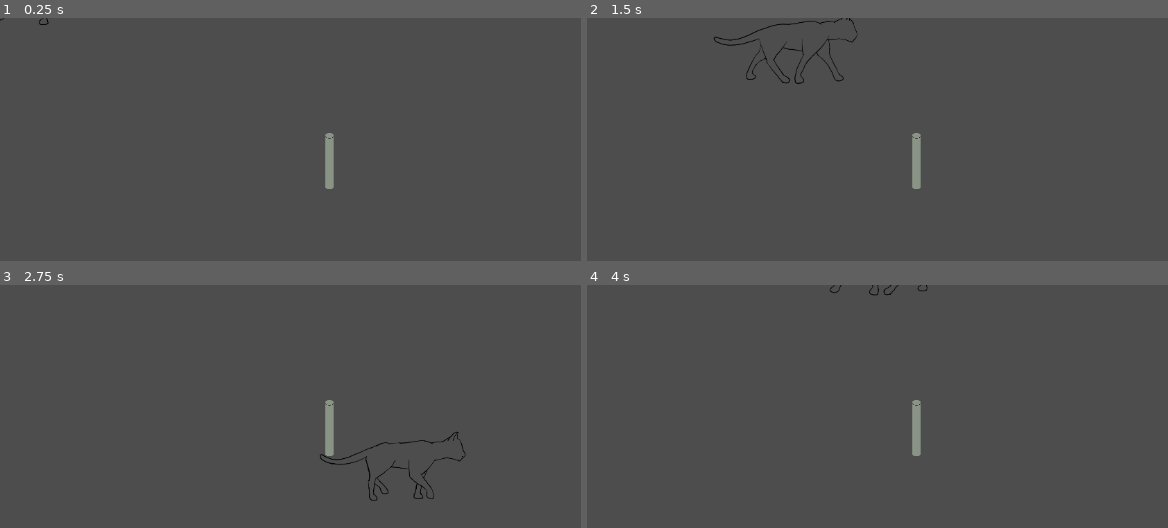
Above: before the commit, frames 1-4 (two rows, left to right).
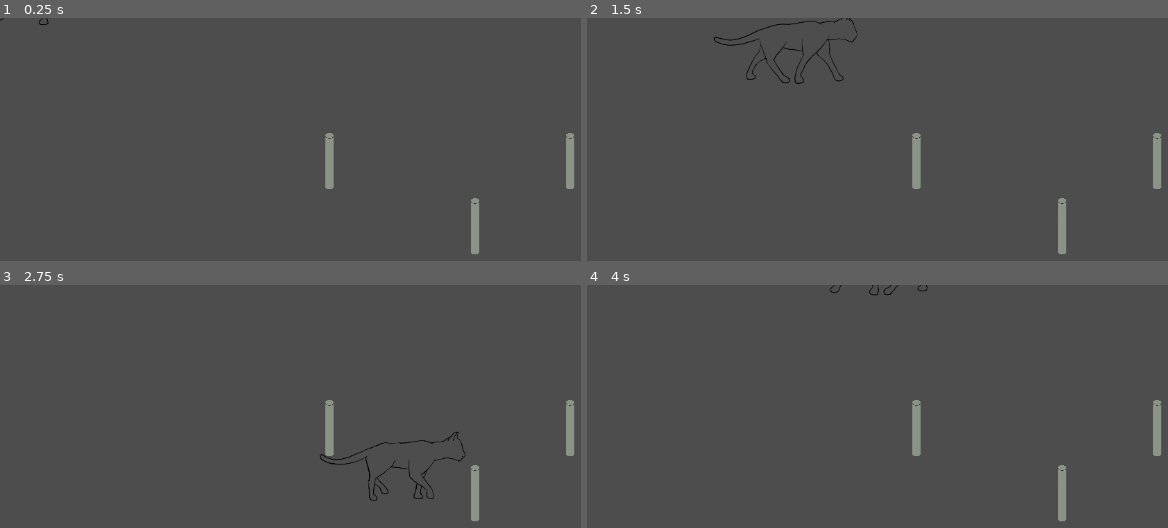
Above: after the commit, the same moments.

Repository: Flodurs/Godotwildjam63
Game: Godot game, scene res://szenen/level/Level.tscn
Two runs of this game, one before a commit and one after it. Both use one fixed random seed, a clock stepped at 60 frames per second and the inputs below.
Inputs:
- Up to frame 1 (0.25 s): no input
- Up to frame 2 (1.5 s): tap Enter at 0.5 s; hold D (mRight) 0.53-1.28 s; hold S (mDown) from 1.28 s (still down)
- Up to frame 3 (2.75 s): release S (mDown) at 2.03 s; hold D (mRight) from 2.03 s (still down)
- Up to frame 4 (4 s): release D (mRight) at 2.78 s; hold W (mUp) 2.78-3.53 s; hold A (mLeft) from 3.53 s (still down)

The runs differ from the first frame. In frame 1, 0.6% of the frame differs, in the area x 81-99%, y 47-98%; in frame 2, 0.6%; in frame 3, 0.6%; in frame 4, 0.6%.

Commit message:
pillar fix #2

Diff:
--- a/szenen/level/Level.tscn
+++ b/szenen/level/Level.tscn
@@ -4,8 +4,15 @@
 [ext_resource type="PackedScene" uid="uid://ceheqoktc83rp" path="res://szenen/entitys/katze.tscn" id="1_fv7qr"]
 
 [node name="level" type="Node2D"]
+y_sort_enabled = true
 
 [node name="Katze" parent="." instance=ExtResource("1_fv7qr")]
 
 [node name="Pillar" parent="." instance=ExtResource("1_caku8")]
 position = Vector2(475, 244)
+
+[node name="Pillar2" parent="." instance=ExtResource("1_caku8")]
+position = Vector2(822, 244)
+
+[node name="Pillar3" parent="." instance=ExtResource("1_caku8")]
+position = Vector2(685, 338)
--- a/szenen/objekte/Pillar.tscn
+++ b/szenen/objekte/Pillar.tscn
@@ -7,7 +7,6 @@
 radius = 6.0
 
 [node name="Pillar" type="StaticBody2D"]
-y_sort_enabled = true
 script = ExtResource("1_8weh0")
 
 [node name="pillarIMage" type="Sprite2D" parent="."]
